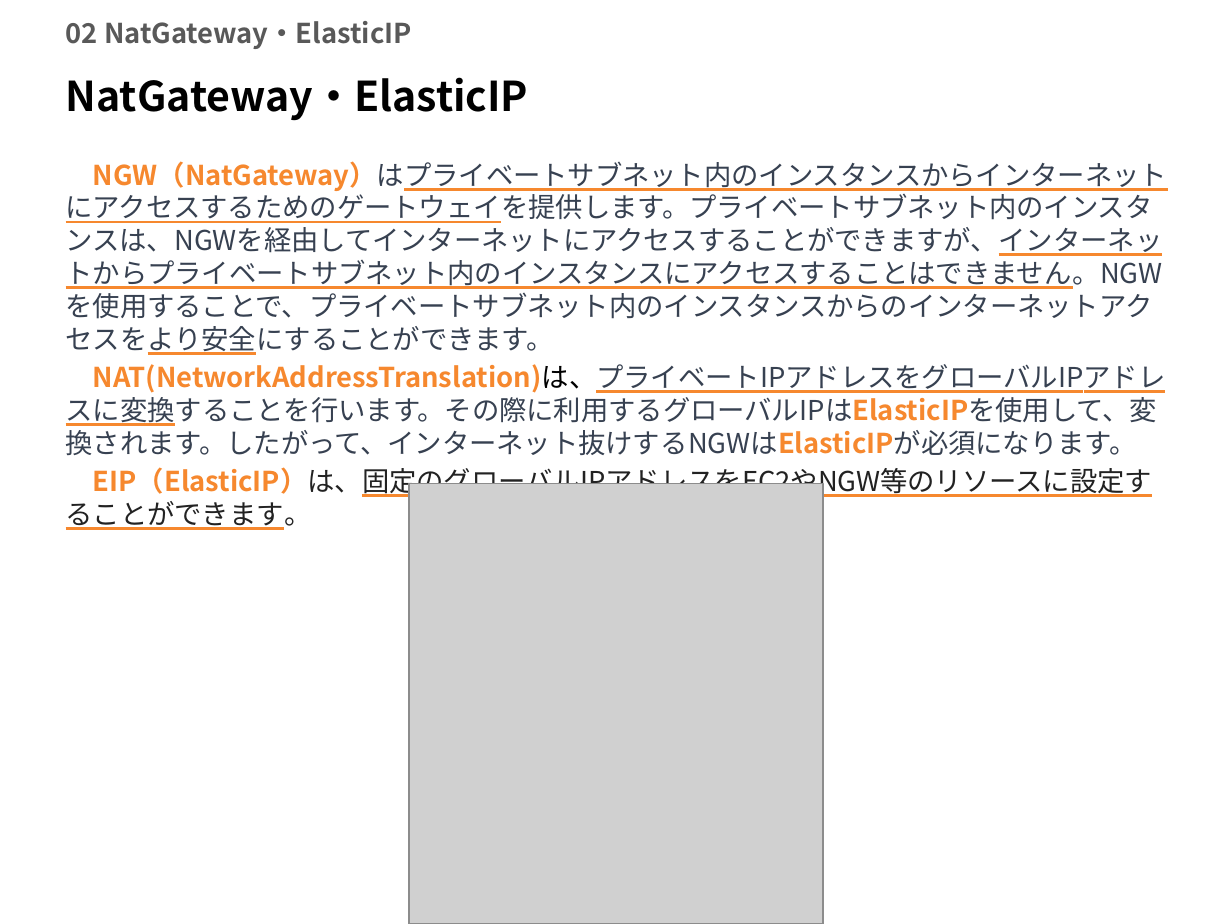
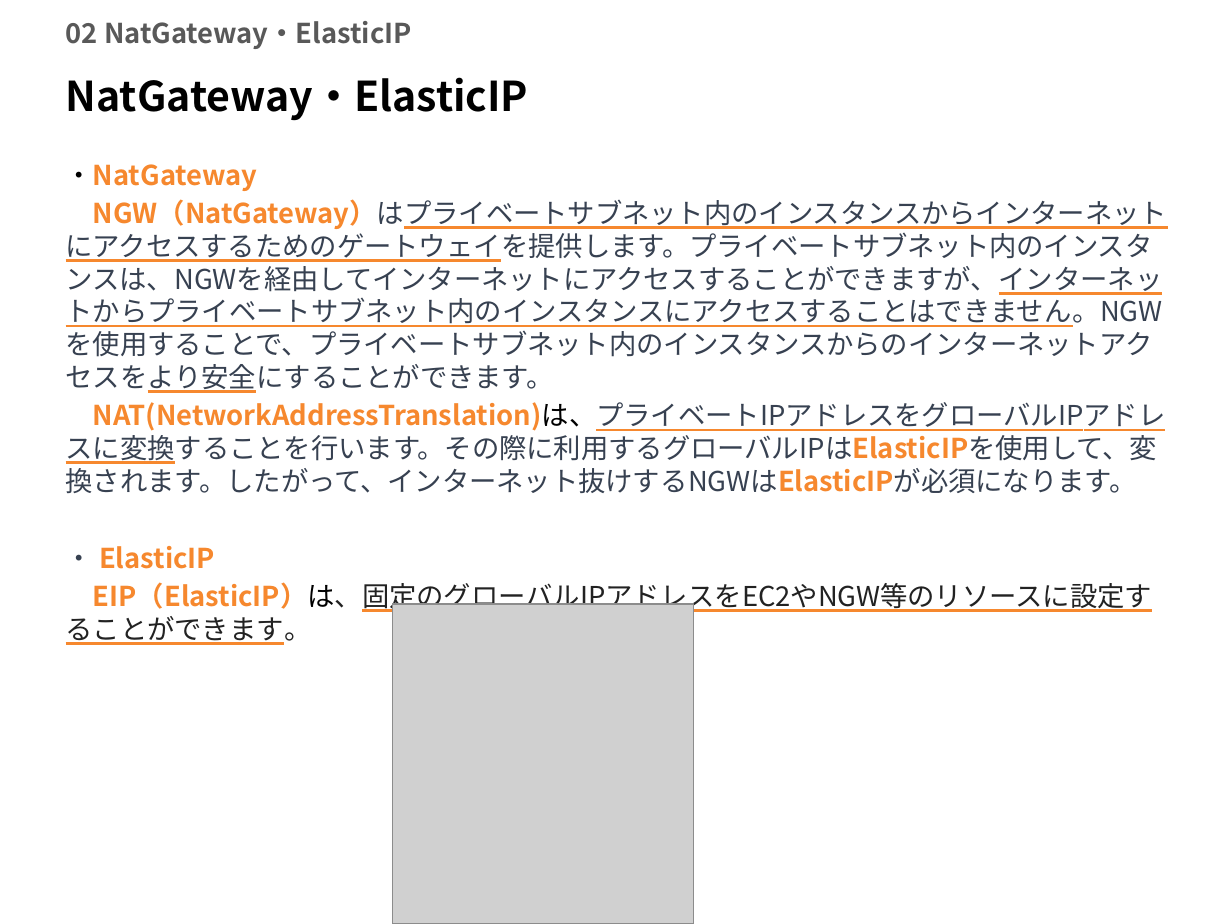
Before and after one commit to naseblab/github-school, a slide deck: slide 6 of 教材/5章_踏み台サーバーの構築(2層).pptx. Drawn at 1232x924 pixels with LibreOffice and Linux fonts; fonts in the diff are those of the drawing; grey boxes stand for pictures; background and template pictures are left out. Boxes give left, top, right and bottom in pixels: in the first picture for what was removed or moved away, otherwise in the second. Text is boxed around its words. In the diff, an @@ line names an element or a change of style, - is before the commit and + after.

```diff
--- a/教材/5章_踏み台サーバーの構築(2層).pptx
+++ b/教材/5章_踏み台サーバーの構築(2層).pptx
@@ text at (x1=66, y1=164, x2=258, y2=191): paragraph added @@
+・NatGateway
@@ text at (x1=66, y1=546, x2=215, y2=569): paragraph added @@
+・ ElasticIP
@@ text at (x1=66, y1=582, x2=1152, y2=645): text colour #222222 to #000000 in "EIP（ElasticIP）は、固定のグローバルIPアドレスをEC2やNGW等のリソースに設定することができます。" @@
@@ picture resized from (x1=409, y1=483, x2=823, y2=924) to (x1=393, y1=604, x2=694, y2=924) @@
```
Also in this commit, not shown: 4 other slides changed, 8 other files.
